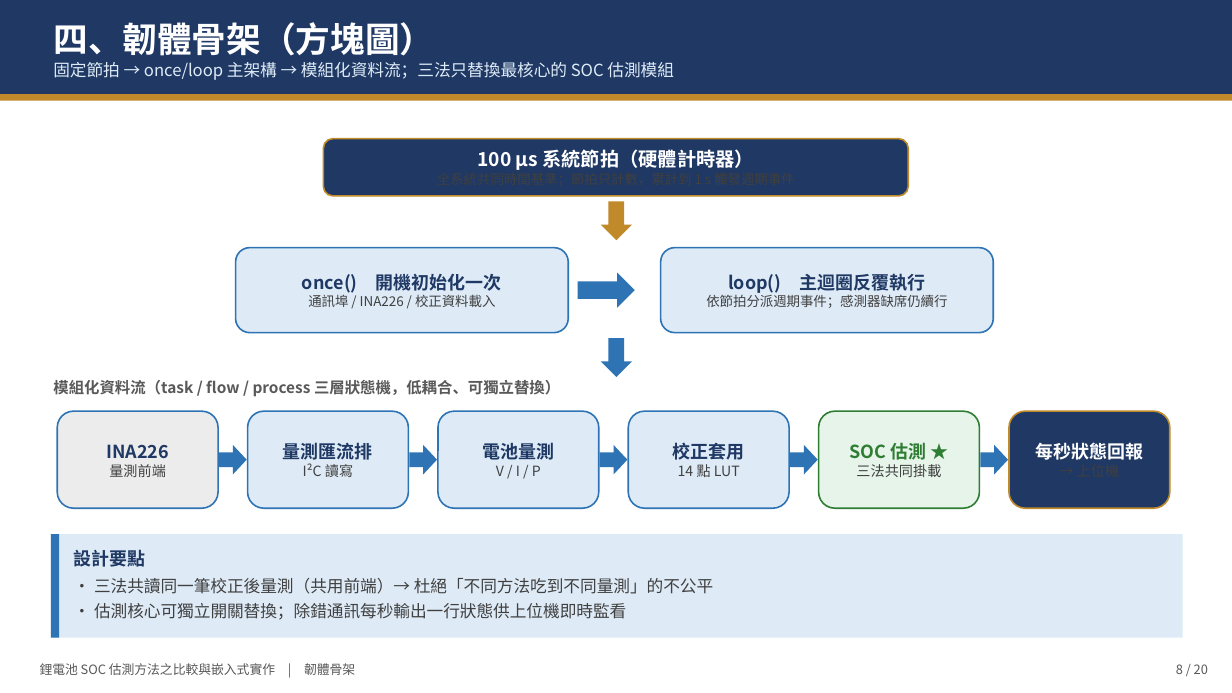
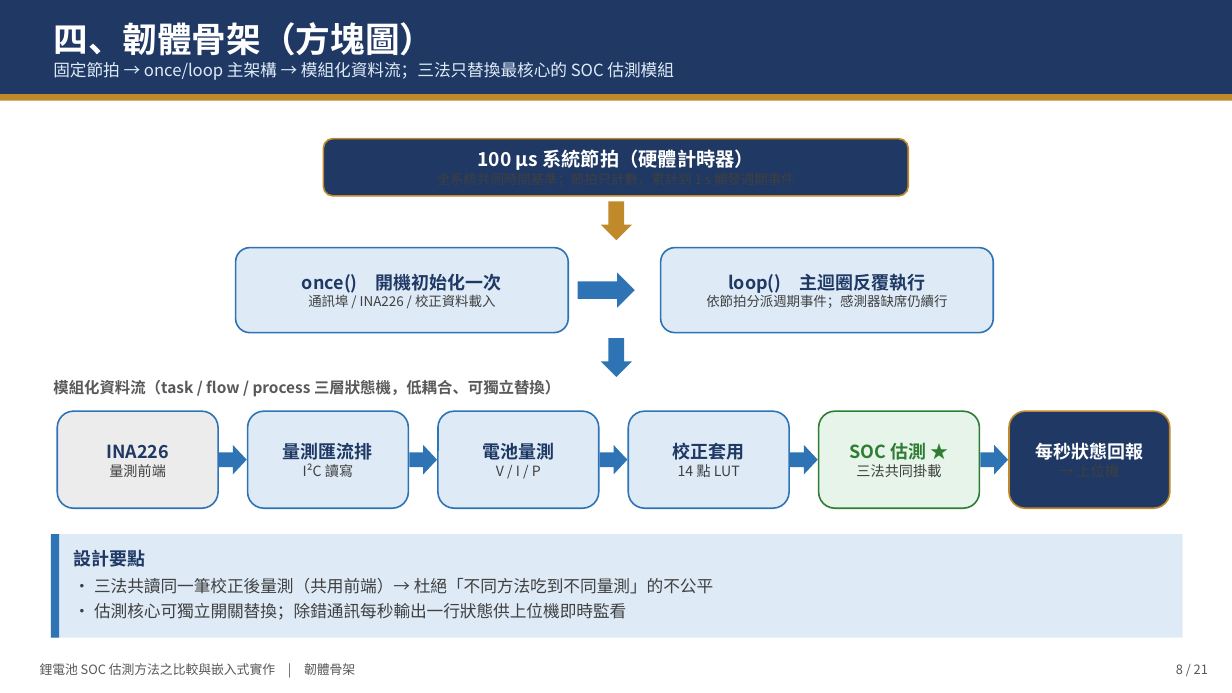
Before and after one commit to JackHung9527/SOC_RESEARCH, a slide deck: slide 9 of DOC/論文撰寫/口試簡報_鋰電池SOC估測.pptx. Drawn at 1232x693 pixels with LibreOffice and Linux fonts; fonts in the diff are those of the drawing. Boxes give left, top, right and bottom in pixels: in the first picture for what was removed or moved away, otherwise in the second. Text is boxed around its words. In the diff, an @@ line names an element or a change of style, - is before the commit and + after.

```diff
--- a/DOC/論文撰寫/口試簡報_鋰電池SOC估測.pptx
+++ b/DOC/論文撰寫/口試簡報_鋰電池SOC估測.pptx
@@ text at [1176, 664, 1208, 674]: text changed @@
-8 / 20
+8 / 21
```
Also in this commit, not shown: 18 other slides changed, 1 slide added, 8 other files.
